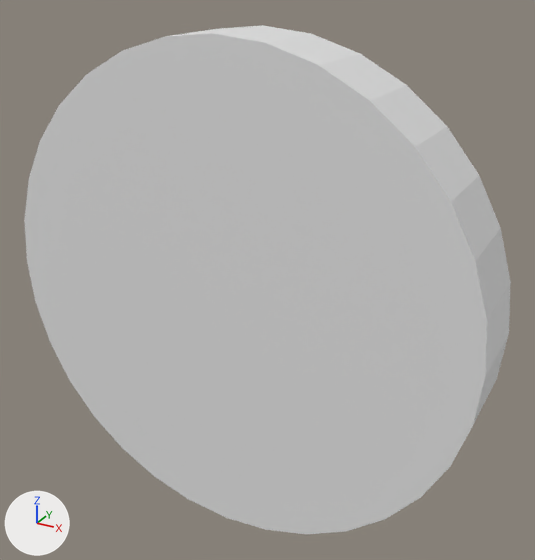
Before and after pictures for a commit that changed the Blender file front_wheel.blend.
Rendered twice from a camera (50 mm lens) standing at (0.805, -1.345, 0.721) and looking at (0.05, 0.027, 0.036). Every picture has the same lights, and +X, +Y and +Z are marked at lower left.
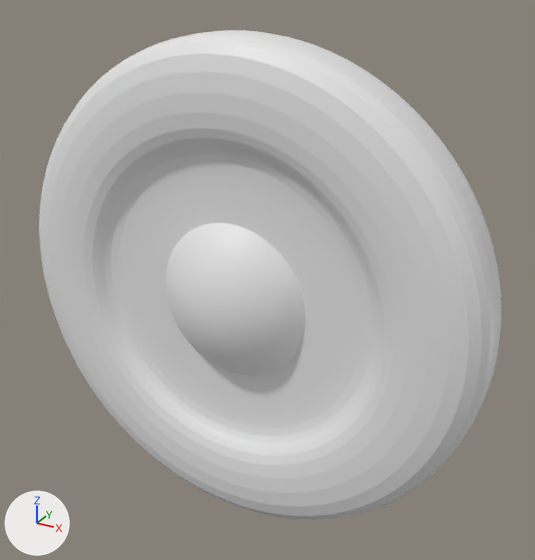
Changed parts and their boxes [x1, y1, x2, y2] in the pictures (535 x 560 px):
'Cylinder', reshaped, modifiers changed: before [24, 25, 511, 534]; after [39, 30, 501, 520]

What the commit changed:
me_cylinder is used by ob_cylinder; location (0.0, 0.0, 0.0).
me_cylinder had 64 vertices, 34 faces and spanned x -0.584..0.584, y -0.098..0.098, z -0.584..0.584.
me_cylinder now has 160 vertices, 129 faces and spans x -0.584..0.584, y -0.098..0.0, z -0.584..0.584.
Part 1, on me_cylinder:
2 faces are deleted.
32 vertices in x -0.584..0.584, y 0.098, z -0.584..0.584 move by (0.0, -0.098, 0.0).
64 vertices are added at x -0.366..0.366, y -0.098..-0.048, z -0.366..0.366.
32 new vertices lie (0.0, 0.05, 0.0) away from vertices in x -0.366..0.366, y -0.098, z -0.366..0.366.
97 new faces join them.
Mesh me_sphere is new.
It has 149 vertices, 124 faces and spans x -0.92..0.92, y -1.0..-0.31, z -0.92..0.92.
Object 'Cylinder' (ob_cylinder) gains a SUBSURF modifier named 'Subsurf'.
Modifier setting: levels = 3.
Object 'Cylinder' (ob_cylinder) gains a MIRROR modifier named 'Mirror'.
Modifier setting: use_axis = (False, True, False).
Modifier setting: use_clip = True.
Object 'Cylinder' (ob_cylinder) gains a BOOLEAN modifier named 'Boolean'.
Modifier setting: object = ob_sphere.
Modifier setting: operation = 'UNION'.
Modifier setting: solver = 'FLOAT'.
Object 'Sphere' (ob_sphere) is new; it shows me_sphere.
Its location is (0.0, 0.102, 0.0).
Its scale is (0.241, 0.241, 0.241).
It gains a SUBSURF modifier named 'Subsurf'.
Modifier setting: levels = 3.
Its hide viewport is True.
